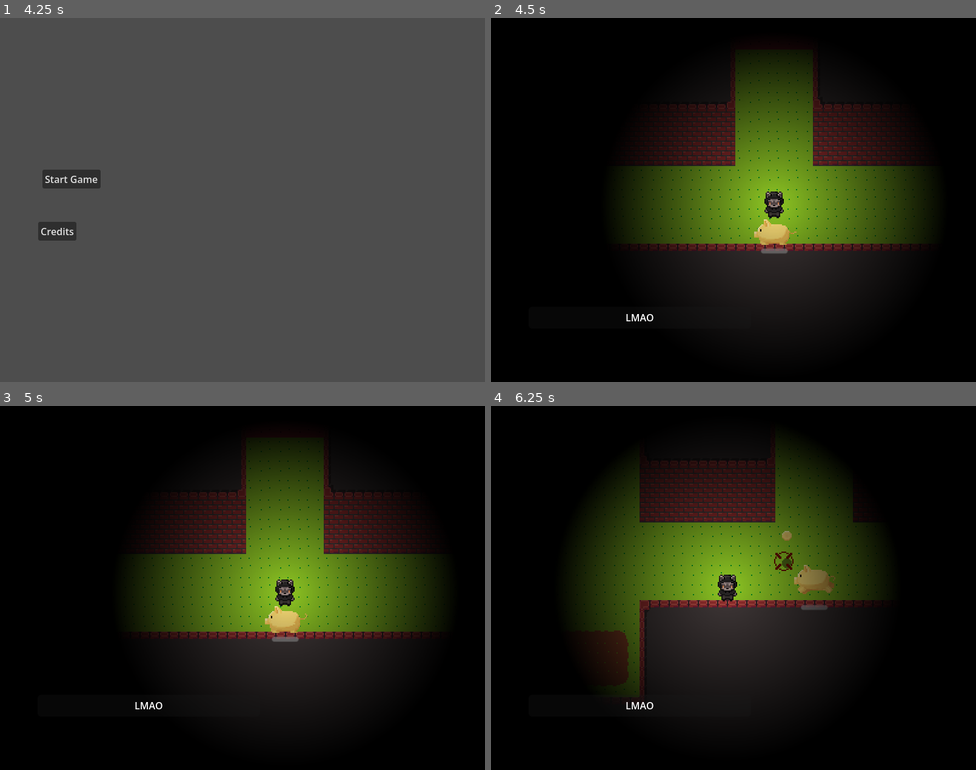
Above: before the commit, frames 1-4 (two rows, left to right).
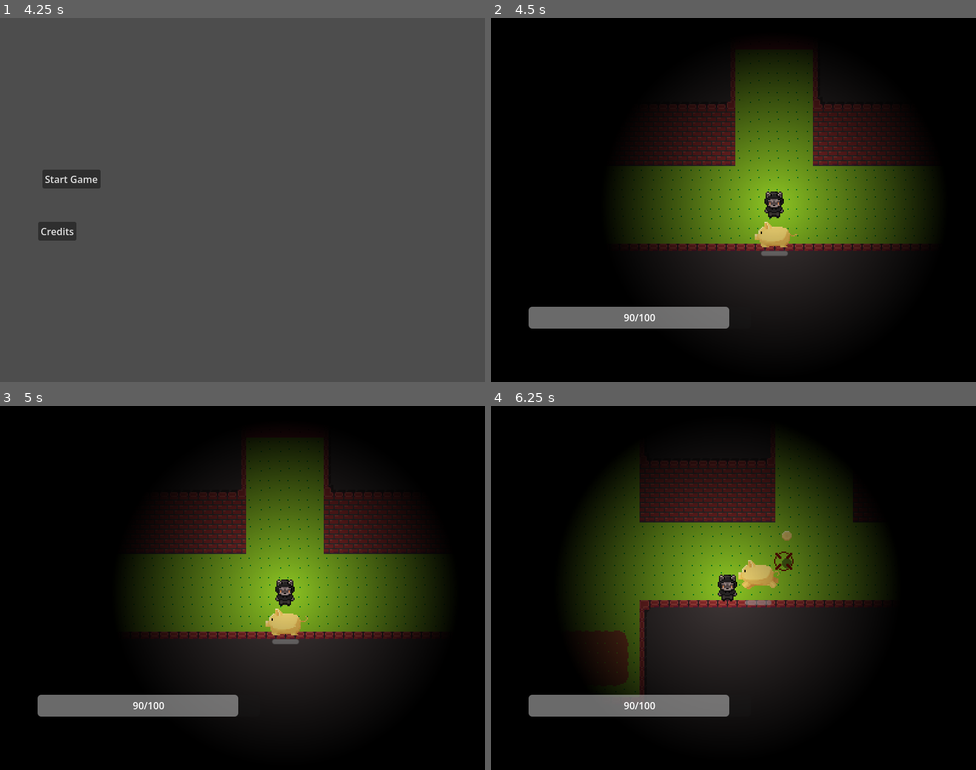
Above: after the commit, the same moments.

Repository: ygda-org/stock-strikers
Game: Godot game, scene res://main/startup_scene.tscn
Same seed, same stepped clock (60 frames per second), same inputs: the game is played once before the commit and once after it.
Inputs (mouse positions are in pixels of both pictures, inside the frame that each line leads up to):
- Up to frame 1 (4.25 s): tap Enter (ui_accept) at 0.5, 0.77, 1.25, 1.52, 2.75, 3.02, 3.77 s; move the mouse to (349, 181) at 0.52 s; hold D (move_right) 0.53-1.28 s; tap Shift (dodge) at 0.6, 2.1, 3.6 s; move the mouse to (145, 218) at 1.27 s; hold S (move_down) 1.28-2.03 s; click (145, 218) at 1.35 s; move the mouse to (291, 119) at 2.02 s; hold D (move_right) 2.03-2.78 s; move the mouse to (218, 272) at 2.77 s; hold W (move_up) 2.78-3.53 s; click (218, 272) at 2.85 s; move the mouse to (388, 254) at 3.52 s; hold A (move_left) from 3.53 s (still down)
- Up to frame 2 (4.5 s): release A (move_left) at 4.25 s; click "Start Game" at 4.25 s
- Up to frame 3 (5 s): no input
- Up to frame 4 (6.25 s): move the mouse to (588, 533) at 5.02 s; hold A (move_left) 5.03-5.78 s; click (588, 533) at 5.1 s; tap Enter (ui_accept) at 5.27 s; move the mouse to (757, 588) at 5.77 s; hold S (move_down) from 5.78 s (still down); tap Shift (dodge) at 5.85 s

Frame 1 is identical in both runs. In frame 2, 2.7% of the frame differs, in the area x 7-64%, y 55-86%; in frame 3, 2.7%; in frame 4, 3.5%, in the area x 7-71%, y 42-86%.

Commit message:
compartmentalize

Diff:
--- /dev/null
+++ b/enemies/enemy_component.gd
@@ -0,0 +1,53 @@
+extends Node2D
+
+@onready var animation = get_parent().get_node_or_null("AnimatedSprite2D")
+@onready var parent = get_parent()
+@onready var health_bar: ProgressBar = $HealthBar
+@export var kb_decel: float = 4
+@export var self_collision_kb: float = 300
+var is_knockback:bool = false
+var is_stunned:bool = false
+
+@export var max_health := 30
+@export var contact_damage: int = 10
+@onready var current_health = max_health
+
+func _ready():
+	health_bar.max_value = max_health
+	health_bar.value = current_health
+
+func _process(delta):
+	if is_knockback:
+		parent.velocity = lerp(parent.velocity, Vector2.ZERO, kb_decel * delta)
+		if parent.velocity.length() < 10:
+			is_knockback = false
+			is_stunned = false
+			if animation:
+				animation.play("hop")
+
+func process_collisions(collisions):
+	var player_got_hit = false
+	for i in len(collisions):
+		var body = collisions[i].get_collider()
+		if body.is_in_group("Player") and !player_got_hit:
+			body.hurt(contact_damage)
+			knockback(body,self_collision_kb)
+			player_got_hit = true
+
+func knockback(object,speed:float):
+	if !is_knockback:
+		parent.velocity = (object.global_position - global_position).normalized() * speed * -1
+		is_knockback = true
+		is_stunned = true
+		if animation:
+			animation.stop()
+
+func hurt(health):
+	current_health -= health
+	health_bar.value = current_health
+	if current_health <= 0:
+		die()
+
+func die():
+	is_stunned = true
+	parent.queue_free()
--- /dev/null
+++ b/enemies/enemy_component.tscn
@@ -0,0 +1,20 @@
+[gd_scene format=3 uid="uid://dh8i3pi010sjg"]
+
+[ext_resource type="Script" uid="uid://bp6yp3tp6amlh" path="res://enemies/enemy_component.gd" id="1_exhe8"]
+
+[node name="EnemyComponent" type="Node2D" unique_id=741055310]
+script = ExtResource("1_exhe8")
+
+[node name="HealthBar" type="ProgressBar" parent="." unique_id=723046078]
+anchors_preset = 8
+anchor_left = 0.5
+anchor_top = 0.5
+anchor_right = 0.5
+anchor_bottom = 0.5
+offset_left = -12.0
+offset_top = 19.0
+offset_right = 10.0
+offset_bottom = 23.0
+grow_horizontal = 2
+grow_vertical = 2
+show_percentage = false
--- a/enemies/piggy_bank.gd
+++ b/enemies/piggy_bank.gd
@@ -6,65 +6,35 @@
 @export var pig_speed: int
 @export var bullet_speed: int
 @export var bullet_damage: int
-@export var kb_decel: float
+
 @onready var timer: Timer = $Timer
 @onready var animated_sprite_2d: AnimatedSprite2D = $Anim
 @onready var marker: Marker2D = $Marker2D
-@onready var health_bar: ProgressBar = $HealthBar
+@onready var enemy_component = $EnemyComponent
 var rng = RandomNumberGenerator.new()
-var max_health := 30
+
 var barrage_times := 5
 var regular_times := 3
 var times := 0
-var current_health := 30
-var is_knockback:bool = false
-var is_stunned:bool = true
+
+
 
 # Called when the node enters the scene tree for the first time.
 func _ready() -> void:
-	timer.start()
 	animated_sprite_2d.play("hop")
-	health_bar.max_value = max_health
-	health_bar.value = current_health
 
 
 # Called every frame. 'delta' is the elapsed time since the previous frame.
 func _physics_process(delta: float) -> void:
-	if current_health <= 0:
-		die()
-	if GameState.player and !is_stunned:
+	if GameState.player and !enemy_component.is_stunned:
 		var distance = GameState.player.global_position - global_position
 		velocity = distance.normalized() * pig_speed
-	if is_knockback:
-		velocity = lerp(velocity, Vector2.ZERO, kb_decel * delta)
-		if (velocity.length()>-10 and velocity.length()<10):
-			is_knockback = false
-			is_stunned = false
-			animated_sprite_2d.play("hop")
-	var player_got_hit = false
+	var collisions = [] # need these 4 lines in every enemy's physics process
 	for i in get_slide_collision_count():
-		var collision = get_slide_collision(i)
-		var body = collision.get_collider()
-		if body.is_in_group("Player") and !player_got_hit:
-			body.hurt(10)
-			knockback(body,300)
-			player_got_hit = true
+		collisions.append(get_slide_collision(i))
+	enemy_component.process_collisions(collisions)
 	move_and_slide()
 
-
-func knockback(object,speed:int):
-	if !is_knockback:
-		velocity = (object.global_position - global_position).normalized() * speed * -1
-		is_knockback = true
-		is_stunned = true
-		animated_sprite_2d.stop()
-func hurt(health):
-	current_health -= health
-	health_bar.value = current_health
-
-func die():
-	is_stunned = true
-	queue_free()
 func shoot(target):
 	var bullet = BULLET.instantiate()
 	get_parent().add_child(bullet)
--- a/enemies/piggy_bank.tscn
+++ b/enemies/piggy_bank.tscn
@@ -2,6 +2,7 @@
 
 [ext_resource type="Script" uid="uid://bwiab73l8k60v" path="res://enemies/piggy_bank.gd" id="1_2331h"]
 [ext_resource type="Texture2D" uid="uid://cj4vii85ujy4j" path="res://assets/enemies/piggybank/jumpt.png" id="2_2331h"]
+[ext_resource type="PackedScene" uid="uid://dh8i3pi010sjg" path="res://enemies/enemy_component.tscn" id="3_bgkm8"]
 
 [sub_resource type="AtlasTexture" id="AtlasTexture_bgkm8"]
 atlas = ExtResource("2_2331h")
@@ -64,7 +65,6 @@
 pig_speed = 50
 bullet_speed = 100
 bullet_damage = 20
-kb_decel = 4.0
 
 [node name="Anim" type="AnimatedSprite2D" parent="." unique_id=1990987845]
 sprite_frames = SubResource("SpriteFrames_jby03")
@@ -76,23 +76,12 @@
 
 [node name="Timer" type="Timer" parent="." unique_id=1607294646]
 one_shot = true
+autostart = true
 
 [node name="Marker2D" type="Marker2D" parent="." unique_id=731618996]
 position = Vector2(-1, 0)
 
-[node name="HealthBar" type="ProgressBar" parent="." unique_id=357274723]
-anchors_preset = 8
-anchor_left = 0.5
-anchor_top = 0.5
-anchor_right = 0.5
-anchor_bottom = 0.5
-offset_left = -12.0
-offset_top = 19.0
-offset_right = 10.0
-offset_bottom = 23.0
-grow_horizontal = 2
-grow_vertical = 2
-show_percentage = false
+[node name="EnemyComponent" parent="." unique_id=741055310 instance=ExtResource("3_bgkm8")]
 
 [connection signal="animation_finished" from="Anim" to="." method="_on_anim_animation_finished"]
 [connection signal="timeout" from="Timer" to="." method="_on_timer_timeout"]
--- a/globals/player_stats.gd
+++ b/globals/player_stats.gd
@@ -6,7 +6,7 @@
 const BASE_STATS = [100, 100, 0, 20, 0.5, 200, 1, 0.3, 250, 0.5, 0.2, 20, null] # parallel array to enum in resource
 var current_stats = []
 
-var stocks: Array[Stock] = [load("res://player/stocks/extrafire.tres")]
+var stocks: Array[Stock] = []
 var extra_effects: Array[String] # do stirng for now, can change
 
 ## currently called by player, updates player's stats before next run
--- a/player/bullet/bullet.gd
+++ b/player/bullet/bullet.gd
@@ -11,8 +11,9 @@
 	if collision:
 		var body = collision.get_collider()
 		if body.is_in_group("Enemies"):
-			body.hurt(damage)
-			body.knockback(self,knockback)
+			var enemy_component = body.find_child("EnemyComponent")
+			enemy_component.hurt(damage)
+			enemy_component.knockback(self,knockback)
 		if body.is_in_group("Player"):
 			pass
 		else:
--- a/player/player.gd
+++ b/player/player.gd
@@ -111,6 +111,8 @@
 		if "money_shield" in other_effects_list:
 			money_shield_take_damage(hp_damage)
 			return
+		if "perfection" in other_effects_list:
+			perfection_hit()
 		set_collision_layer_value(1,false)
 		invincible = true
 		itimer.start()
@@ -213,3 +215,6 @@
 
 func _on_money_leak_cd_timeout():
 	PlayerStats.money -= MONEY_LEAK
+
+func perfection_hit():
+	PlayerStats.money = int(PlayerStats.money * 0.1)
--- /dev/null
+++ b/player/stocks/perfection.tres
@@ -0,0 +1,11 @@
+[gd_resource type="Resource" script_class="Stock" format=3 uid="uid://bx7p21put8p1d"]
+
+[ext_resource type="Script" uid="uid://cgypua0rq6rtn" path="res://player/stocks/base_stock.gd" id="1_vpcoa"]
+
+[resource]
+script = ExtResource("1_vpcoa")
+changed_stat = 12
+other_effect_name = "perfection"
+stock_name = "Perfection"
+stock_description = "dmg, hit = lose money"
+metadata/_custom_type_script = "uid://cgypua0rq6rtn"
Not shown, added: enemies/enemy_component.gd.uid
